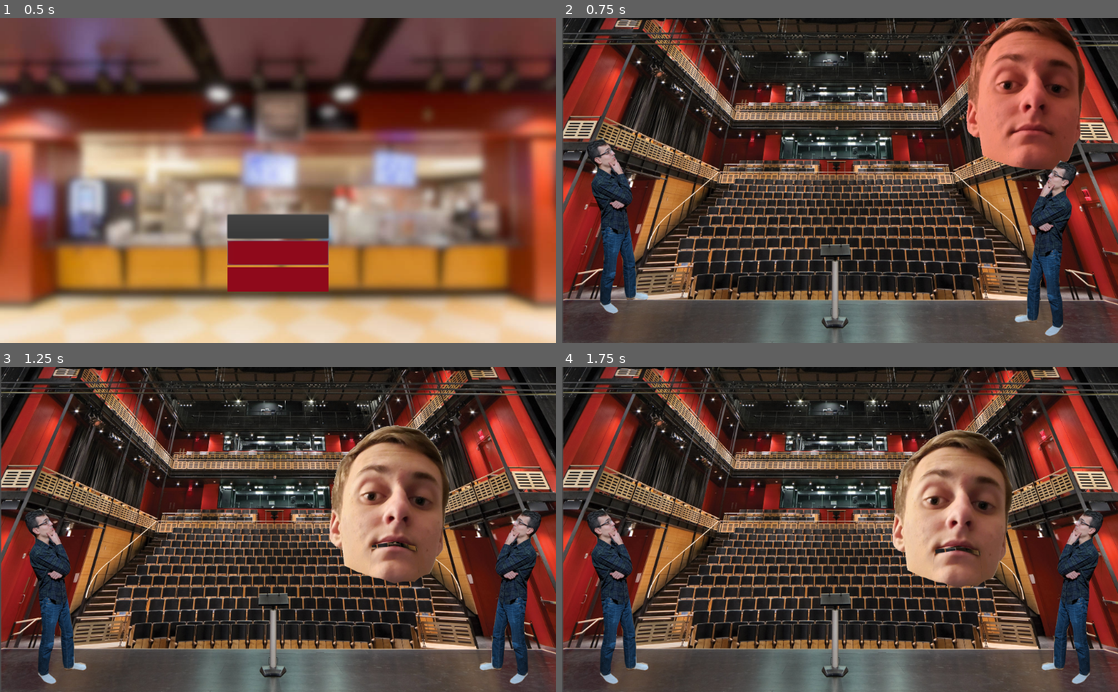
Above: before the commit, frames 1-4 (two rows, left to right).
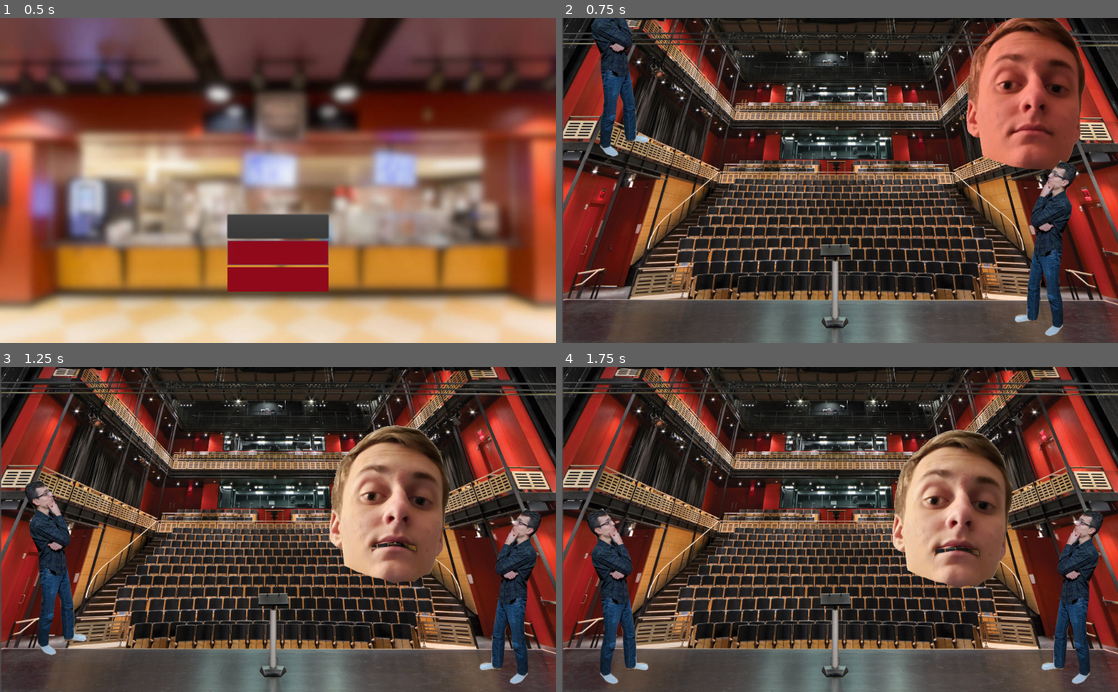
Above: after the commit, the same moments.

Repository: Apexal/wrathskeller
Game: Godot game, scene res://src/scenes/menu/Menu.tscn
The game is run twice, just before and just after one commit, with the same random seed, the same clock (stepped at 60 frames per second) and the same inputs.
Inputs (mouse positions are in pixels of both pictures, inside the frame that each line leads up to):
- Up to frame 1 (0.5 s): no input
- Up to frame 2 (0.75 s): click "Training" at 0.5 s
- Up to frame 3 (1.25 s): no input
- Up to frame 4 (1.75 s): move the mouse to (962, 513) at 1.27 s

Frame 1 is identical in both runs. In frame 2, 4.5% of the frame differs, in the area x 4-16%, y 0-92%; in frame 3, 2.7%; in frame 4, less than 0.1%.

Commit message:
Use project setting for gravity

Diff:
--- a/project.godot
+++ b/project.godot
@@ -127,6 +127,7 @@
 [physics]
 
 common/enable_pause_aware_picking=true
+2d/default_gravity=1300
 
 [rendering]
 
--- a/src/actors/actor.gd
+++ b/src/actors/actor.gd
@@ -11,8 +11,8 @@
 
 const FLOOR_NORMAL = Vector2.UP # The direction of the floor, for move_and_slide
 
-export(Vector2) var speed := Vector2(150.0, 650.0) # x is walk speed, y is jump speed
-export(float) var gravity := 1500.0
+export(Vector2) var speed := Vector2(150.0, 750.0) # x is walk speed, y is jump speed
+export(float) var gravity := float(ProjectSettings.get_setting("physics/2d/default_gravity"))
 export(float) var max_health := 100.0
 
 var _health := max_health
--- a/src/actors/players/player.gd
+++ b/src/actors/players/player.gd
@@ -5,11 +5,11 @@
 # Player selection variables
 export(int, 1, 2) var player_number := 1
 
-var _damage_cool_down := 0.25 # How many seconds after being damaged are you invincible
+const _damage_cool_down := 0.25 # How many seconds after being damaged are you invincible
 onready var _attacks := $Attacks.get_children() # Loads attacks from nodes
 
 func _ready():
-	print("{name} (Player {player_number}): Recognized {attack_count} attacks".format({
+	print("Player {player_number} ({name}): Recognized {attack_count} attacks".format({
 		"name": name,
 		"player_number": player_number,
 		"attack_count": len(_attacks)
--- a/src/scenes/training/TrainingLevel.tscn
+++ b/src/scenes/training/TrainingLevel.tscn
@@ -52,7 +52,7 @@
 [node name="FloatingAaronHead" parent="." instance=ExtResource( 3 )]
 
 [node name="Player1StartPos" type="Position2D" parent="."]
-position = Vector2( 111, 338 )
+position = Vector2( 111, 51 )
 
 [node name="Player2StartPos" type="Position2D" parent="."]
 position = Vector2( 885, 335 )
